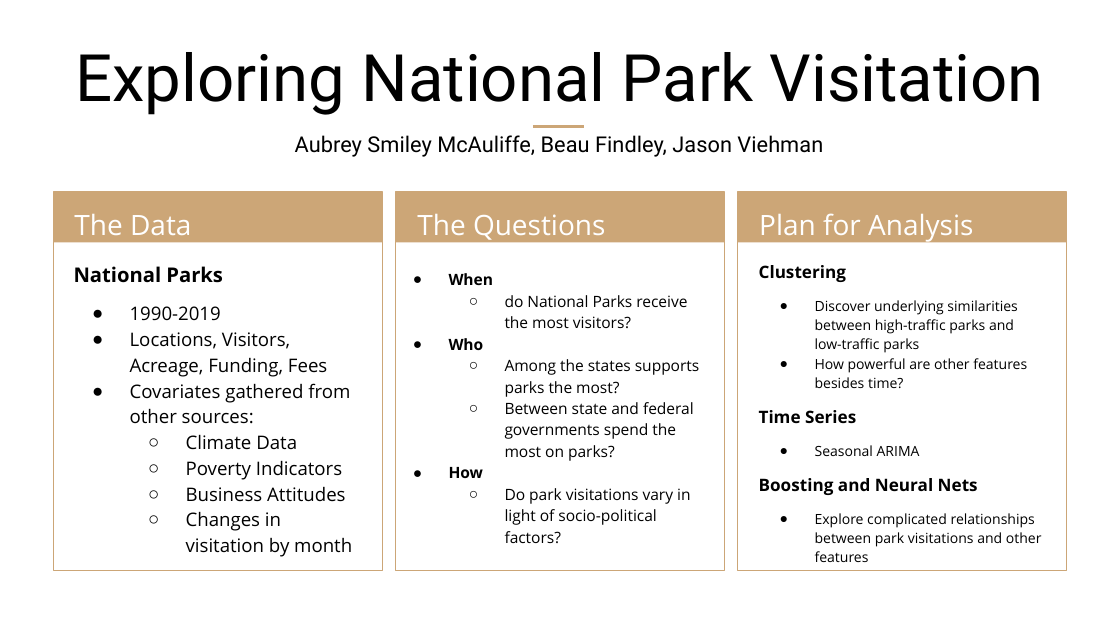
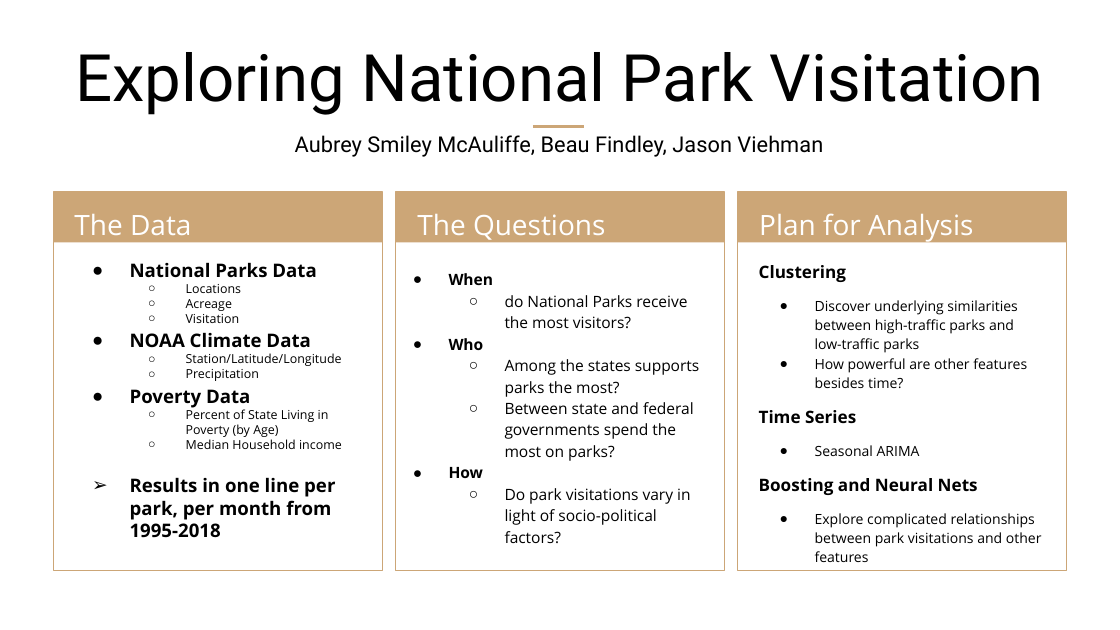
Before and after one commit to JViehman/NationalParks, a slide deck: slide 1 of Presentations/656_project_slide_v2.pptx. Drawn at 1120x630 pixels with LibreOffice and Linux fonts; fonts in the diff are those of the drawing. Boxes give left, top, right and bottom in pixels: in the first picture for what was removed or moved away, otherwise in the second. Text is boxed around its words. In the diff, an @@ line names an element or a change of style, - is before the commit and + after.

```diff
--- a/Presentations/656_project_slide_v2.pptx
+++ b/Presentations/656_project_slide_v2.pptx
@@ text at [130, 262, 342, 538]: text changed; size 12 to 8 pt @@
-National Parks
-● 1990-2019
-● Locations, Visitors, Acreage, Funding, Fees
-● Covariates gathered from other sources:
-  ○ Climate Data
-  ○ Poverty Indicators
-  ○ Business Attitudes
-  ○ Changes in visitation by month
+● National Parks Data
+  ○ Locations
+  ○ Acreage
+  ○ Visitation
+● NOAA Climate Data
+  ○ Station/Latitude/Longitude
+  ○ Precipitation
+● Poverty Data
+  ○ Percent of State Living in Poverty (by Age)
+  ○ Median Household income
+➢ Results in one line per park, per month from 1995-2018
```
Also in this commit, not shown: 1 other file.
